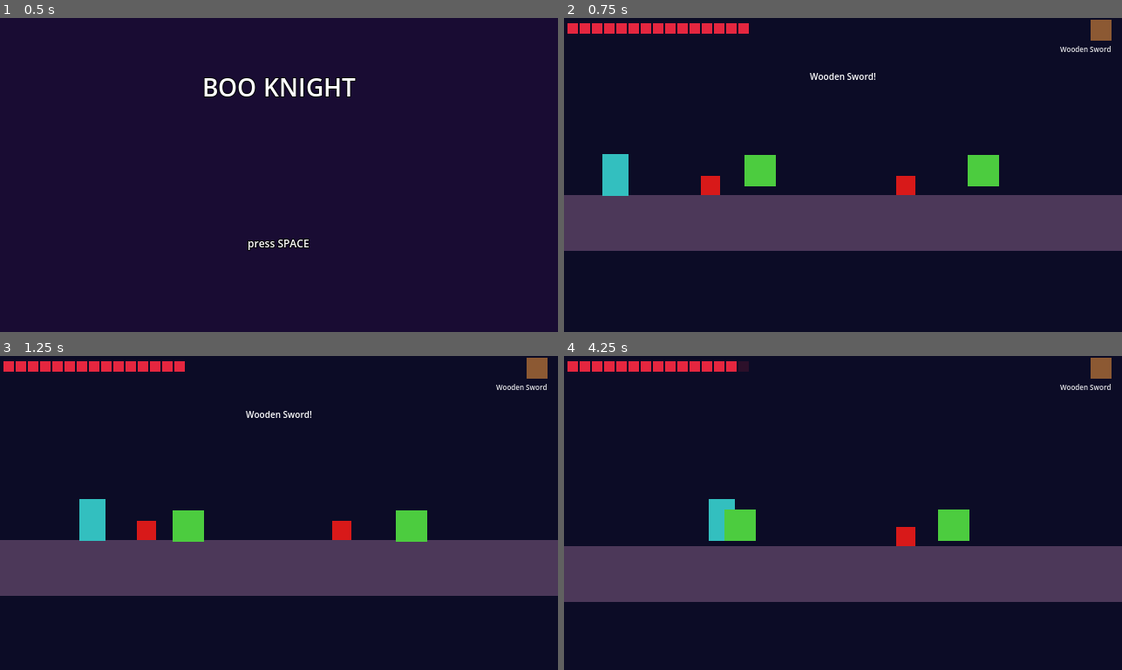
Above: before the commit, frames 1-4 (two rows, left to right).
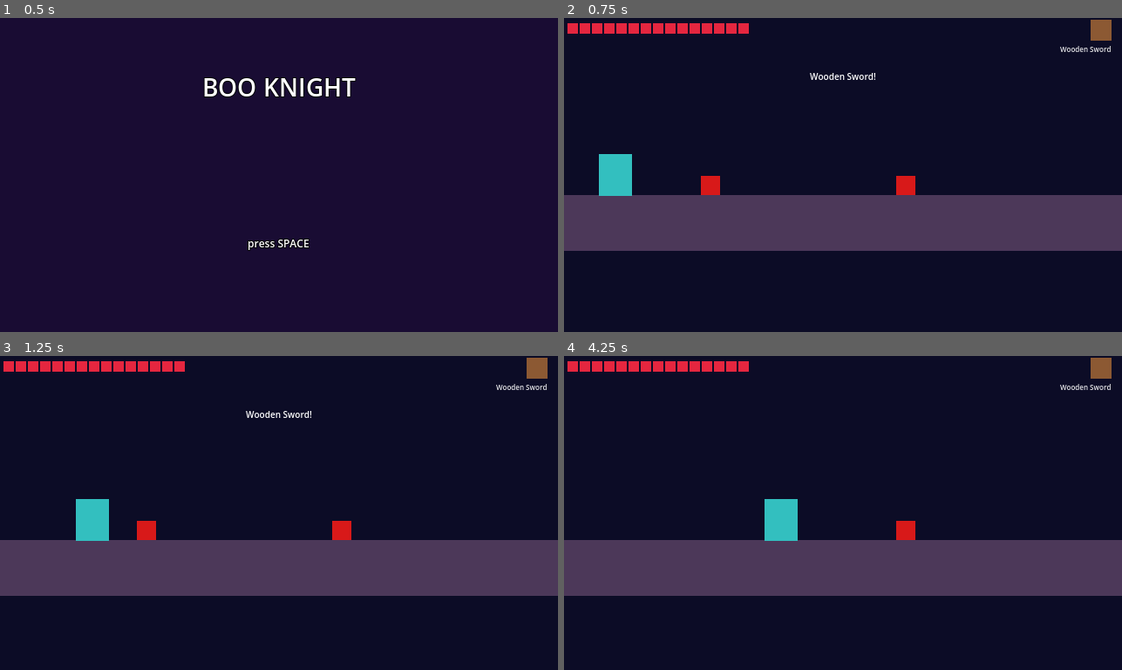
Above: after the commit, the same moments.

Repository: bryn1/boo-knight
Game: Godot game, scene res://scenes/main.tscn
The game is run twice, just before and just after one commit, with the same random seed, the same clock (stepped at 60 frames per second) and the same inputs.
Inputs:
- Up to frame 1 (0.5 s): no input
- Up to frame 2 (0.75 s): tap Space (jump) at 0.5 s; hold D (move_right) from 0.53 s (still down); tap J (attack) at 0.6 s
- Up to frame 3 (1.25 s): keep holding D (move_right); tap Space (jump) at 0.77 s
- Up to frame 4 (4.25 s): tap J (attack) every 0.75 s from 1.35 to 3.6 s; tap Space (jump) at 1.52, 3.02, 3.77 s; release D (move_right) at 2.03 s; hold A (move_left) 2.03-2.78 s; hold D (move_right) from 2.78 s (still down)

Frame 1 is identical in both runs. In frame 2, 1.3% of the frame differs, in the area x 6-78%, y 43-57%; in frame 3, 1.3%; in frame 4, 6.3%, in the area x 0-100%, y 1-79%.

Commit message:
R2: real sprites wired + kid-friendly spawn grace (MC 11612)

Diff:
--- a/godot/src/art.gd
+++ b/godot/src/art.gd
@@ -1,18 +1,21 @@
 extends RefCounted
-## Art access with fallback: loads the exact res:// paths from docs/SPRITES.md and,
-## while the art pass has not filled assets/sprites/ yet, generates a distinctly
-## colored placeholder texture at the in-game display size so the game always runs.
+## Art access with fallback: loads the real PNGs from assets/sprites/ (imported
+## by `godot --headless --import` before run/export) and, if a PNG is missing or
+## unimported, generates a distinctly colored placeholder texture at the same
+## display size so the game always boots — headless and otherwise.
 
 const DIR := "res://assets/sprites/"
 
 ## key -> {file: manifest filename, size: display size px, color: placeholder color}
+## Portrait mobs/hero are 256x320 (0.8 ratio); display sizes keep that aspect
+## so the real sprites are not squashed when scaled to game pixel size.
 const VIS := {
-	"hero": {"file": "hero.png", "size": Vector2(30, 48), "color": Color(0.2, 0.75, 0.75)},
+	"hero": {"file": "hero.png", "size": Vector2(38, 48), "color": Color(0.2, 0.75, 0.75)},
 	"slime": {"file": "slime.png", "size": Vector2(36, 36), "color": Color(0.3, 0.8, 0.25)},
 	"ghost": {"file": "ghost.png", "size": Vector2(40, 40), "color": Color(0.9, 0.9, 1.0)},
-	"zombie": {"file": "zombie.png", "size": Vector2(28, 44), "color": Color(0.45, 0.65, 0.35)},
-	"skeleton": {"file": "skeleton.png", "size": Vector2(30, 48), "color": Color(0.85, 0.85, 0.8)},
-	"vampire": {"file": "vampire.png", "size": Vector2(32, 48), "color": Color(0.55, 0.35, 0.75)},
+	"zombie": {"file": "zombie.png", "size": Vector2(35, 44), "color": Color(0.45, 0.65, 0.35)},
+	"skeleton": {"file": "skeleton.png", "size": Vector2(38, 48), "color": Color(0.85, 0.85, 0.8)},
+	"vampire": {"file": "vampire.png", "size": Vector2(38, 48), "color": Color(0.55, 0.35, 0.75)},
 	"vampire_lord": {"file": "vampire_lord.png", "size": Vector2(110, 110), "color": Color(0.5, 0.1, 0.35)},
 	"sword_wood": {"file": "sword_wood.png", "size": Vector2(24, 24), "color": Color(0.55, 0.35, 0.2)},
 	"sword_stone": {"file": "sword_stone.png", "size": Vector2(24, 24), "color": Color(0.6, 0.6, 0.6)},
--- a/godot/src/game.gd
+++ b/godot/src/game.gd
@@ -22,7 +22,8 @@
 		"segments": [[0, 57, 19], [61, 85, 19], [89, 150, 19], [154, 227, 19]],
 		"foods": [["apple", 10], ["apple", 24], ["bread", 70], ["apple", 96],
 			["apple", 120], ["bread", 168], ["apple", 200]],
-		"mobs": [["slime", 14, 19], ["slime", 30, 19], ["slime", 66, 19],
+		# Kid-friendly layout: no mob within reach of the spawn tiles (0-12).
+		"mobs": [["slime", 44, 19], ["slime", 52, 19], ["slime", 66, 19],
 			["ghost", 78, 16], ["slime", 95, 19], ["zombie", 110, 19],
 			["slime", 130, 19], ["ghost", 142, 16], ["zombie", 162, 19],
 			["slime", 184, 19]],
--- a/godot/src/level.gd
+++ b/godot/src/level.gd
@@ -76,11 +76,28 @@
 	var ts := TileSet.new()
 	ts.tile_size = Vector2i(TILE, TILE)
 	var src := TileSetAtlasSource.new()
-	src.texture = Art.texture_for("tile_ground")
+	src.texture = _tile_texture()
 	src.texture_region_size = Vector2i(TILE, TILE)
 	src.create_tile(Vector2i.ZERO)
 	ts.add_source(src, 0)
 	return ts
+
+
+## tile_ground.png is 256x256 but the atlas region is 16x16, so average the
+## texture down into one tile by halving steps (a single 16x bilinear/nearest
+## resize undersamples into moire noise); the placeholder fallback is already
+## 16x16 and passes through untouched.
+func _tile_texture() -> Texture2D:
+	var tex := Art.texture_for("tile_ground")
+	if tex.get_width() == TILE and tex.get_height() == TILE:
+		return tex
+	var img := tex.get_image()
+	if img.is_compressed():
+		img.decompress()  # in-place when the format allows it
+	while img.get_width() > TILE:
+		img.resize(maxi(TILE, img.get_width() / 2), maxi(TILE, img.get_height() / 2),
+			Image.INTERPOLATE_BILINEAR)
+	return ImageTexture.create_from_image(img)
 
 
 func _add_solid(center: Vector2, size: Vector2) -> void:
--- a/godot/src/player.gd
+++ b/godot/src/player.gd
@@ -1,7 +1,8 @@
 extends CharacterBody2D
 ## The kid knight: forgiving SMB-style movement (coyote time, jump buffering,
 ## variable jump height), sword swing with 0.35 s cooldown, 0.8 s i-frames +
-## knockback after contact damage. Nodes are built by src/factory.gd.
+## knockback after contact damage, and Rules.SPAWN_GRACE s of blinking contact
+## immunity on every fresh spawn. Nodes are built by src/factory.gd.
 
 const Rules := preload("res://src/rules.gd")
 const Art := preload("res://src/art.gd")
@@ -27,6 +28,7 @@
 
 func _ready() -> void:
 	_sprite = get_node_or_null("Sprite2D") as Sprite2D
+	_invuln = Rules.SPAWN_GRACE  # a fresh spawn (run or level start) blinks, un-hittable
 	attack_area.body_entered.connect(_on_attack_hit)
 
 
--- a/godot/src/rules.gd
+++ b/godot/src/rules.gd
@@ -33,6 +33,9 @@
 
 const ATTACK_COOLDOWN := 0.35  # seconds between sword swings
 const INVULN_TIME := 0.8  # seconds of player invulnerability after a hit
+## Kid-friendly grace: seconds of contact-damage immunity at the start of every
+## run AND every level (the player node is freshly spawned for each).
+const SPAWN_GRACE := 3.0
 
 
 static func sword_damage(sword: String) -> int:
--- a/godot/tests/smoke.gd
+++ b/godot/tests/smoke.gd
@@ -2,7 +2,12 @@
 ## Headless boot smoke (sim helper): runs the REAL main scene with autoloads,
 ## force-starts a game and steps through all 3 levels with input held, so any
 ## script error in player/mob/level code surfaces in this run's output.
+## The ART line reports whether the real PNGs (256px sources) or placeholder
+## fallbacks are loaded — run `godot --headless --path godot --import` first
+## for the real-art check to read real.
 ## Run: godot --headless --path godot res://tests/smoke.tscn
+
+const Art := preload("res://src/art.gd")
 
 func _ready() -> void:
 	var game_scene: Node = load("res://scenes/main.tscn").instantiate()
@@ -18,5 +23,22 @@
 			await get_tree().physics_frame
 		Input.action_release("move_right")
 		Input.action_release("attack")
+		# Assembly assertion: without this the smoke prints OK even when the
+		# game scene failed to compile and no level exists at all (false green).
+		if game_scene.level_node == null or game_scene.level_node.player == null:
+			print("SMOKE FAIL: level %d did not assemble a player" % lvl)
+			get_tree().quit(1)
+			return
+	var hero_tex := Art.texture_for("hero")
+	var tile_tex := Art.texture_for("tile_ground")
+	var heart_tex := Art.texture_for("heart")
+	# Placeholder fallbacks paint at display size (<=48 px); real PNGs are 256+ px.
+	var art_real := hero_tex.get_width() >= 256 and tile_tex.get_width() >= 256 \
+		and heart_tex.get_width() >= 256
+	print("ART %s hero=%dx%d tile=%dx%d heart=%dx%d" % [
+		"REAL" if art_real else "PLACEHOLDER",
+		hero_tex.get_width(), hero_tex.get_height(),
+		tile_tex.get_width(), tile_tex.get_height(),
+		heart_tex.get_width(), heart_tex.get_height()])
 	print("SMOKE OK")
 	get_tree().quit(0)
Not shown, changed: LEDGER.md
